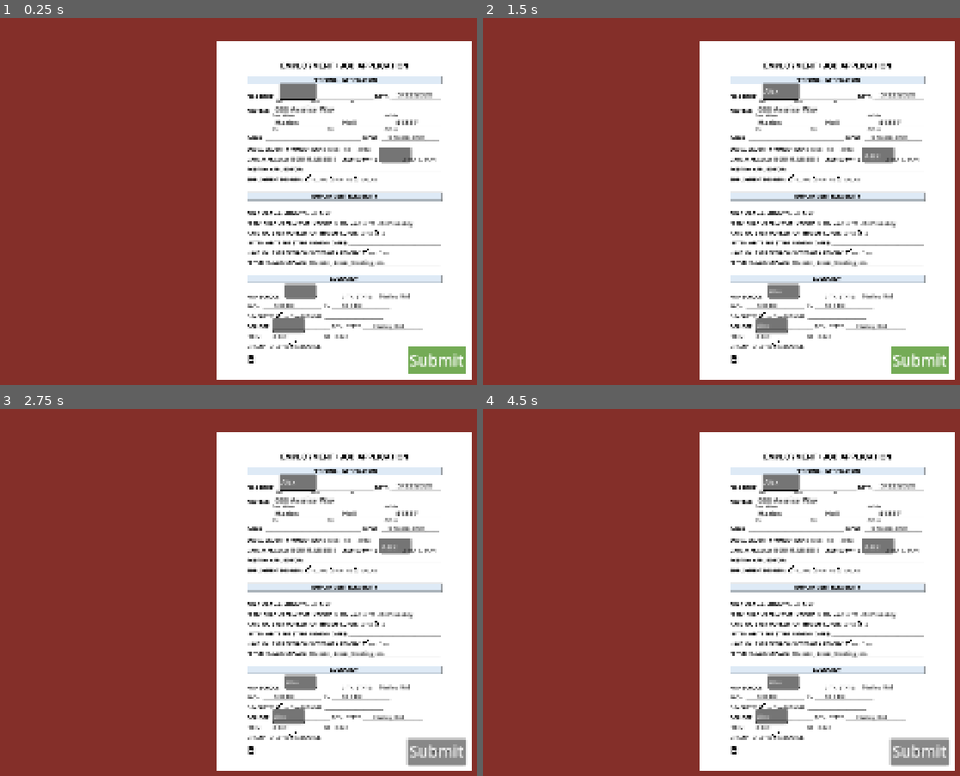
Above: before the commit, frames 1-4 (two rows, left to right).
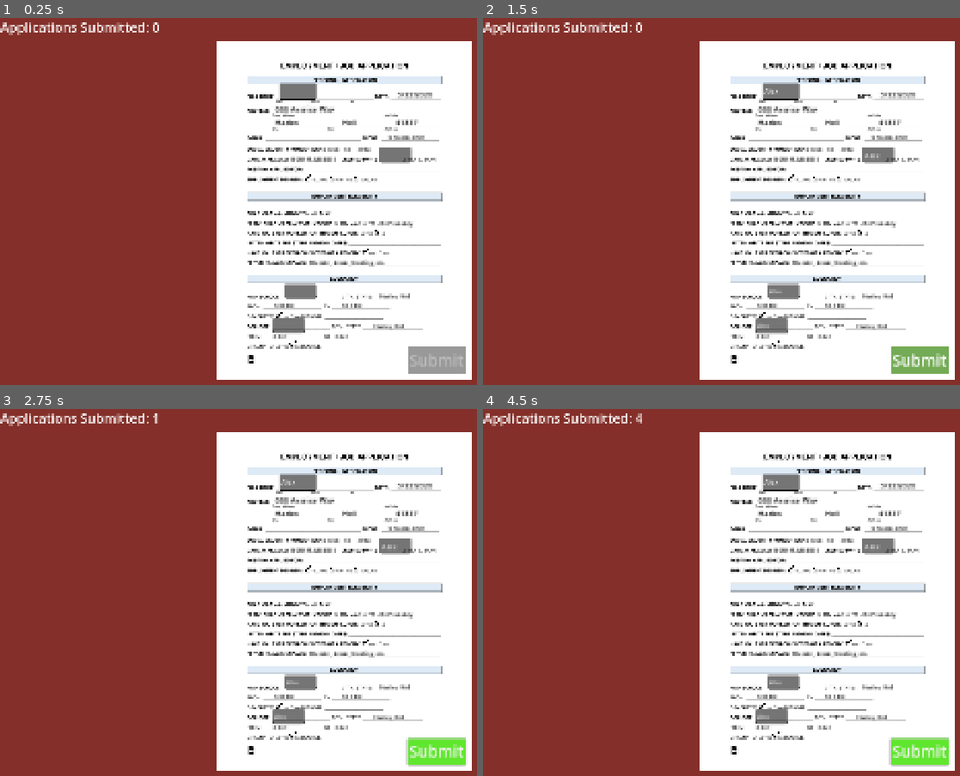
Above: after the commit, the same moments.

Repository: Nick-Binetti/Roll-Your-Fate-Jam-Spring-26-
Game: Godot game, scene res://MainScene.tscn
Same seed, same stepped clock (60 frames per second), same inputs: the game is played once before the commit and once after it.
Inputs (mouse positions are in pixels of both pictures, inside the frame that each line leads up to):
- Up to frame 1 (0.25 s): no input
- Up to frame 2 (1.5 s): click (778, 91) at 0.52 s; type "Alex" at 0.6 s; click (878, 153) at 0.75 s; type "Alex" at 0.83 s; click (783, 289) at 0.98 s; type "Alex" at 1.07 s; click (769, 326) at 1.27 s; type "Alex" at 1.35 s
- Up to frame 3 (2.75 s): click "Submit" at 2 s
- Up to frame 4 (4.5 s): click "Submit" at 2.75 s; click "Submit" at 3.5 s; tap Enter at 4.25 s

The runs differ from the first frame. In frame 1, 1.4% of the frame differs, in the area x 0-98%, y 1-97%; in frame 2, 0.5%; in frame 3, 1.4%; in frame 4, 1.4%.

Commit message:
Submit Button and Input Validation working

Diff:
--- a/is-this-hell/MainScene.tscn
+++ b/is-this-hell/MainScene.tscn
@@ -23,3 +23,9 @@
 position = Vector2(-350, 535)
 scale = Vector2(1.261, 1.33)
 texture = ExtResource("1_3mqji")
+
+[node name="AppCounter" type="Label" parent="."]
+offset_right = 40.0
+offset_bottom = 23.0
+theme_override_font_sizes/font_size = 36
+text = "Applications Submitted: 0"
--- /dev/null
+++ b/is-this-hell/employment_job_application.gd
@@ -0,0 +1,27 @@
+extends Sprite2D
+
+@onready var submitButton = $SubmitButton
+
+@onready var NameText = $NameTextBox
+@onready var PayText = $PayTextBox
+@onready var HsText = $HsTextBox
+@onready var CollegeText = $CollegeTextBox
+
+func _on_name_text_box_text_changed(_new_text: String) -> void:
+	if NameText.text != "" and PayText.text != "" and HsText.text != "" and CollegeText.text != "":
+		submitButton.disabled = false
+
+
+func _on_pay_text_box_text_changed(new_text: String) -> void:
+	if NameText.text != "" and PayText.text != "" and HsText.text != "" and CollegeText.text != "":
+		submitButton.disabled = false
+
+
+func _on_hs_text_box_text_changed(new_text: String) -> void:
+	if NameText.text != "" and PayText.text != "" and HsText.text != "" and CollegeText.text != "":
+		submitButton.disabled = false
+
+
+func _on_college_text_box_text_changed(new_text: String) -> void:
+	if NameText.text != "" and PayText.text != "" and HsText.text != "" and CollegeText.text != "":
+		submitButton.disabled = false
--- a/is-this-hell/employment_job_application.tscn
+++ b/is-this-hell/employment_job_application.tscn
@@ -1,7 +1,17 @@
-[gd_scene load_steps=4 format=3 uid="uid://ct5ckemdglpaq"]
+[gd_scene load_steps=9 format=3 uid="uid://ct5ckemdglpaq"]
 
 [ext_resource type="Texture2D" uid="uid://cobh2sopvxmvl" path="res://Employment-Job-Application-550x712.webp" id="1_g7n4r"]
+[ext_resource type="Script" uid="uid://2x5uct0aajj" path="res://employment_job_application.gd" id="2_5fywi"]
 [ext_resource type="Script" uid="uid://cw5rtd2od0a0s" path="res://name_text_box.gd" id="2_hl2u1"]
+[ext_resource type="Script" uid="uid://5vs7w6a64i7d" path="res://submit_button.gd" id="3_hl2u1"]
+
+[sub_resource type="StyleBoxFlat" id="StyleBoxFlat_jrjui"]
+
+[sub_resource type="StyleBoxFlat" id="StyleBoxFlat_hl2u1"]
+bg_color = Color(0.37937, 0.902398, 0.184766, 1)
+
+[sub_resource type="StyleBoxFlat" id="StyleBoxFlat_5fywi"]
+bg_color = Color(0.0627451, 0.376471, 0, 1)
 
 [sub_resource type="StyleBoxFlat" id="StyleBoxFlat_x4av3"]
 bg_color = Color(0.455361, 0.67029, 0.339383, 1)
@@ -9,6 +19,7 @@
 [node name="Employment-job-application" type="Sprite2D"]
 scale = Vector2(1.295, 1.33)
 texture = ExtResource("1_g7n4r")
+script = ExtResource("2_5fywi")
 
 [node name="NameTextBox" type="LineEdit" parent="."]
 offset_left = -140.178
@@ -174,8 +185,13 @@
 offset_bottom = 345.692
 theme_override_colors/font_color = Color(1, 1, 1, 1)
 theme_override_font_sizes/font_size = 34
+theme_override_styles/disabled = SubResource("StyleBoxFlat_jrjui")
+theme_override_styles/hover = SubResource("StyleBoxFlat_hl2u1")
+theme_override_styles/pressed = SubResource("StyleBoxFlat_5fywi")
 theme_override_styles/normal = SubResource("StyleBoxFlat_x4av3")
+disabled = true
 text = "Submit"
+script = ExtResource("3_hl2u1")
 
 [node name="CheckMark" type="ColorRect" parent="."]
 offset_left = -81.4905
@@ -322,3 +338,9 @@
 rotation = -2.30146
 scale = Vector2(0.203431, 0.0506683)
 color = Color(0, 0, 0, 1)
+
+[connection signal="text_changed" from="NameTextBox" to="." method="_on_name_text_box_text_changed"]
+[connection signal="text_changed" from="PayTextBox" to="." method="_on_pay_text_box_text_changed"]
+[connection signal="text_changed" from="HsTextBox" to="." method="_on_hs_text_box_text_changed"]
+[connection signal="text_changed" from="CollegeTextBox" to="." method="_on_college_text_box_text_changed"]
+[connection signal="pressed" from="SubmitButton" to="SubmitButton" method="_on_pressed"]
--- a/is-this-hell/name_text_box.gd
+++ b/is-this-hell/name_text_box.gd
@@ -10,8 +10,3 @@
 	var email_label: Label = $"../EmailText"
 	email_label.text = name_text + "@hellscape.com"
 	print(name_text)
-
-
-# Called every frame. 'delta' is the elapsed time since the previous frame.
-func _process(delta: float) -> void:
-	pass
--- /dev/null
+++ b/is-this-hell/submit_button.gd
@@ -0,0 +1,9 @@
+extends Button
+
+var appCount = 0
+@onready var appLabel = $"../../AppCounter"
+
+func _on_pressed() -> void:
+	appCount += 1
+	print(appCount)
+	appLabel.text = "Applications Submitted: %d" % appCount
Not shown, added: is-this-hell/employment_job_application.gd.uid
Not shown, added: is-this-hell/submit_button.gd.uid
